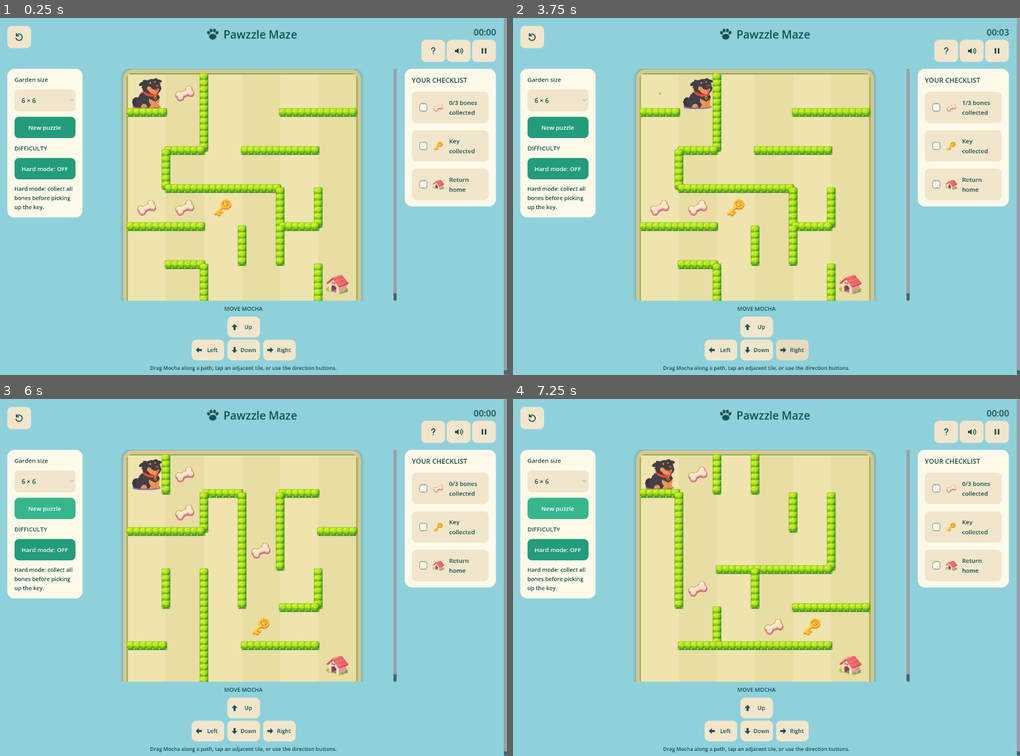
Above: before the commit, frames 1-4 (two rows, left to right).
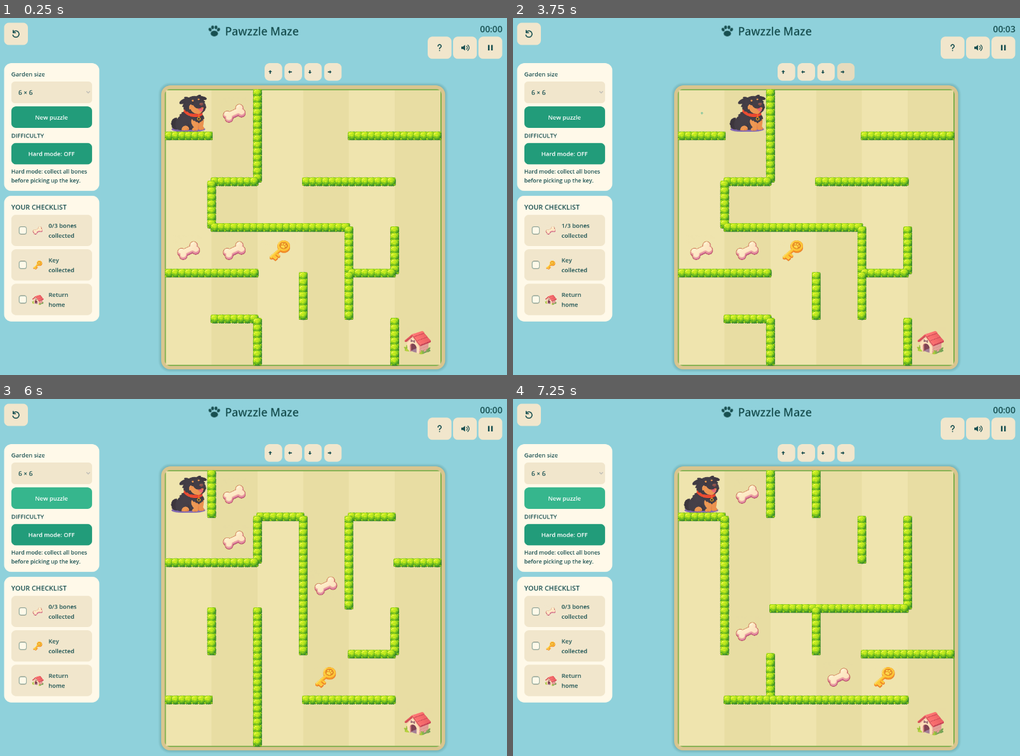
Above: after the commit, the same moments.

Repository: timothylee58/Pawzzle-Maze
Game: Godot game, scene res://garden/main.tscn
Two runs of this game, one before a commit and one after it. Both use one fixed random seed, a clock stepped at 60 frames per second and the inputs below. Sound files missing from this copy of the repository are replaced by a short silence.
Inputs (mouse positions are in pixels of both pictures, inside the frame that each line leads up to; where the layout moved, square brackets give the same spot in the first picture):
- Up to frame 1 (0.25 s): no input
- Up to frame 2 (3.75 s): click (528, 32) [533, 35] at 0.5 s; click (786, 71) [756, 328] at 1.25 s; click (807, 71) [720, 350] at 2 s; click (827, 71) [756, 350] at 2.75 s; click (847, 71) [791, 350] at 3.5 s
- Up to frame 3 (6 s): click (15, 413) [20, 416] at 4.25 s; click (15, 413) [20, 416] at 5 s; click "New puzzle" at 5.75 s
- Up to frame 4 (7.25 s): click "New puzzle" at 6.5 s

The runs differ from the first frame. In frame 1, 54% of the frame differs, in the area x 0-100%, y 0-100%; in frame 2, 54%; in frame 3, 53%; in frame 4, 53%.

Commit message:
Fit entire garden beside unified left sidebar

Diff:
--- a/games/godot/garden/board.gd
+++ b/games/godot/garden/board.gd
@@ -1,6 +1,5 @@
 extends Control
 signal cell_pressed(cell: int)
-const TILE_SIZE := 96.0
 var level: Dictionary = {}
 var state: Dictionary = {}
 var trail: Array = []
@@ -17,7 +16,7 @@
 
 func _ready() -> void:
 	mouse_filter = Control.MOUSE_FILTER_STOP
-	resized.connect(queue_redraw)
+	resized.connect(_update_geometry)
 	for item in ["princess_mocha", "wall_bush", "bone", "key", "dog_house"]:
 		textures[item] = load("res://Sprites/textures/" + item + ".png")
 	blur_copy = BackBufferCopy.new()
@@ -42,9 +41,7 @@
 
 func show_board(data: Dictionary, current: Dictionary, history: Array, hint_cell: int) -> void:
 	level = data
-	cell_size = TILE_SIZE
-	custom_minimum_size = Vector2.ONE * (level.size * TILE_SIZE + 28)
-	board_rect = Rect2(Vector2(maxf(14, (size.x - level.size * TILE_SIZE) / 2), 14), Vector2.ONE * level.size * TILE_SIZE)
+	_update_geometry()
 	state = current
 	trail = history
 	hint = hint_cell
@@ -52,8 +49,7 @@
 
 func _draw() -> void:
 	if level.is_empty(): return
-	cell_size = TILE_SIZE
-	board_rect = Rect2(Vector2(maxf(14, (size.x - level.size * TILE_SIZE) / 2), 14), Vector2.ONE * level.size * TILE_SIZE)
+
 	var island := StyleBoxFlat.new()
 	island.bg_color = Color("#7daf4c")
 	island.border_color = Color("#d9c58e")
@@ -164,3 +160,10 @@
 	elif event is InputEventMouseMotion and dragging and active_touch == -1:
 		_drag_to(transform * event.position)
 		get_viewport().set_input_as_handled()
+
+func _update_geometry() -> void:
+	if level.is_empty(): return
+	var side := maxf(1, minf(size.x, size.y) - 28)
+	board_rect = Rect2((size - Vector2.ONE * side) / 2, Vector2.ONE * side)
+	cell_size = side / level.size
+	queue_redraw()
--- a/games/godot/garden/integration_test.gd
+++ b/games/godot/garden/integration_test.gd
@@ -112,7 +112,7 @@
 	for n in range(5, 15):
 		game.size_select.select(n - 5)
 		game.generate()
-		check(game.board.cell_size == 96 and game.board.custom_minimum_size == Vector2.ONE * (96 * n + 28), "fixed cell size %d" % n)
+		check(is_equal_approx(game.board.cell_size * n, game.board.board_rect.size.x) and game.board.board_rect.end.x <= game.board.size.x and game.board.board_rect.end.y <= game.board.size.y, "entire grid fits size %d" % n)
 		check(game.timer_running and game.elapsed == 0, "generation starts timer %d" % n)
 		var previous_seed: String = game.level.seed
 		game.generate()
@@ -169,10 +169,16 @@
 	await click_button(game.pause_button)
 	check(not paused and not game.board.blur_layer.visible and game.pause_button.tooltip_text == "Pause", "play icon resumes")
 
-	game._follow_dog()
-	game.state.pos = game.level.home
-	game._follow_dog()
-	check(game.board_scroll.scroll_horizontal > 0 and game.board_scroll.scroll_vertical > 0, "large grid follows dog")
+	check(game.objectives_panel.get_parent() == game.sidebar and game.setup_panel.get_parent() == game.sidebar, "settings and checklist share left sidebar")
+	check(game.directions.get_global_rect().end.y <= game.board.get_global_rect().position.y, "arrows above board")
+	for dimensions in [Vector2i(1280, 900), Vector2i(640, 480), Vector2i(390, 844), Vector2i(320, 640)]:
+		root.size = dimensions
+		await process_frame
+		await process_frame
+		await process_frame
+		var rect: Rect2 = game.board.get_global_rect()
+		check(rect.end.x <= game.size.x + 1 and rect.end.y <= game.size.y + 1, "board fits viewport %s" % dimensions)
+		check(game.board.board_rect.size.x > 0 and game.board.board_rect.end.x <= game.board.size.x + 1 and game.board.board_rect.end.y <= game.board.size.y + 1, "all cells visible %s" % dimensions)
 	game.saves = original
 	game._save()
 	game.queue_free()
--- a/games/godot/garden/main.gd
+++ b/games/godot/garden/main.gd
@@ -10,7 +10,9 @@
 var optimal := 0
 var saves: Dictionary = {"bests": {}, "muted": false}
 var board: Control
-var board_scroll: ScrollContainer
+var sidebar_scroll: ScrollContainer
+var sidebar: VBoxContainer
+var directions: GridContainer
 var help_back: Button
 var size_select: OptionButton
 var setup_panel: PanelContainer
@@ -110,13 +112,16 @@
 	scroll = ScrollContainer.new()
 	scroll.set_anchors_and_offsets_preset(Control.PRESET_FULL_RECT)
 	scroll.horizontal_scroll_mode = ScrollContainer.SCROLL_MODE_DISABLED
+	scroll.vertical_scroll_mode = ScrollContainer.SCROLL_MODE_DISABLED
 	add_child(scroll)
 	var margin := MarginContainer.new()
 	margin.size_flags_horizontal = Control.SIZE_EXPAND_FILL
-	for edge in ["left", "right", "top", "bottom"]: margin.add_theme_constant_override("margin_" + edge, 20)
+	margin.size_flags_vertical = Control.SIZE_EXPAND_FILL
+	for edge in ["left", "right", "top", "bottom"]: margin.add_theme_constant_override("margin_" + edge, 12)
 	scroll.add_child(margin)
 	var page := VBoxContainer.new()
-	page.add_theme_constant_override("separation", 18)
+	page.add_theme_constant_override("separation", 12)
+	page.size_flags_vertical = Control.SIZE_EXPAND_FILL
 	margin.add_child(page)
 	header = Control.new()
 	header.custom_minimum_size.y = 170
@@ -157,43 +162,42 @@
 	header.resized.connect(_layout_header)
 	header_right.resized.connect(_layout_header)
 	layout = BoxContainer.new()
-	layout.add_theme_constant_override("separation", 20)
+	layout.add_theme_constant_override("separation", 12)
+	layout.size_flags_vertical = Control.SIZE_EXPAND_FILL
 	page.add_child(layout)
+	sidebar_scroll = ScrollContainer.new()
+	sidebar_scroll.horizontal_scroll_mode = ScrollContainer.SCROLL_MODE_DISABLED
+	layout.add_child(sidebar_scroll)
+	sidebar = VBoxContainer.new()
+	sidebar.size_flags_horizontal = Control.SIZE_EXPAND_FILL
+	sidebar.add_theme_constant_override("separation", 12)
+	sidebar_scroll.add_child(sidebar)
 	setup_panel = panel()
-	setup_panel.custom_minimum_size.x = 190
+	setup_panel.custom_minimum_size.x = 0
 	setup_panel.size_flags_vertical = Control.SIZE_SHRINK_BEGIN
-	layout.add_child(setup_panel)
+	sidebar.add_child(setup_panel)
 	var setup := VBoxContainer.new()
-	setup.add_theme_constant_override("separation", 14)
+	setup.add_theme_constant_override("separation", 8)
 	setup_panel.add_child(setup)
 	play_panel = VBoxContainer.new()
 	play_panel.size_flags_horizontal = Control.SIZE_EXPAND_FILL
+	play_panel.size_flags_vertical = Control.SIZE_EXPAND_FILL
 	play_panel.add_theme_constant_override("separation", 10)
 	layout.add_child(play_panel)
-	board_scroll = ScrollContainer.new()
-	board_scroll.size_flags_horizontal = Control.SIZE_EXPAND_FILL
-	board_scroll.custom_minimum_size.y = 450
-	play_panel.add_child(board_scroll)
-	board = Board.new()
-	board.size_flags_horizontal = Control.SIZE_EXPAND_FILL
-	board.cell_pressed.connect(step)
-	board_scroll.add_child(board)
-	var movement_title := label("MOVE MOCHA", 14)
-	movement_title.horizontal_alignment = HORIZONTAL_ALIGNMENT_CENTER
-	play_panel.add_child(movement_title)
 	var directions_center := CenterContainer.new()
 	play_panel.add_child(directions_center)
-	var directions := GridContainer.new()
-	directions.columns = 3
-	directions.add_theme_constant_override("h_separation", 8)
+	directions = GridContainer.new()
+	directions.columns = 4
+	directions.add_theme_constant_override("h_separation", 6)
 	directions.add_theme_constant_override("v_separation", 6)
 	directions_center.add_child(directions)
-	for entry in [["", Vector2i.ZERO], ["Up", Vector2i.UP], ["", Vector2i.ZERO], ["Left", Vector2i.LEFT], ["Down", Vector2i.DOWN], ["Right", Vector2i.RIGHT]]:
+	for entry in [["Up", Vector2i.UP], ["Left", Vector2i.LEFT], ["Down", Vector2i.DOWN], ["Right", Vector2i.RIGHT]]:
 		if entry[0] == "":
 			directions.add_child(Control.new())
 			continue
 		var direction: Vector2i = entry[1]
-		var control := button(entry[0], func(): move_direction(direction))
+		var control := button("", func(): move_direction(direction))
+		control.tooltip_text = entry[0]
 		control.name = "Move" + entry[0]
 		control.icon = _arrow_icon(direction)
 		control.expand_icon = true
@@ -204,20 +208,22 @@
 			compact.content_margin_left = 8
 			compact.content_margin_right = 8
 			control.add_theme_stylebox_override(appearance, compact)
-		control.custom_minimum_size = Vector2(82, 48)
+		control.custom_minimum_size = Vector2(44, 44)
 		control.focus_mode = Control.FOCUS_NONE
 		control.action_mode = BaseButton.ACTION_MODE_BUTTON_PRESS
 		direction_buttons.append(control)
 		directions.add_child(control)
-	var movement_help := label("Drag Mocha along a path, tap an adjacent tile, or use the direction buttons.", 13)
-	movement_help.horizontal_alignment = HORIZONTAL_ALIGNMENT_CENTER
-	play_panel.add_child(movement_help)
+	board = Board.new()
+	board.size_flags_horizontal = Control.SIZE_EXPAND_FILL
+	board.size_flags_vertical = Control.SIZE_EXPAND_FILL
+	board.cell_pressed.connect(step)
+	play_panel.add_child(board)
 	objectives_panel = panel()
-	objectives_panel.custom_minimum_size.x = 230
+	objectives_panel.custom_minimum_size.x = 0
 	objectives_panel.size_flags_vertical = Control.SIZE_SHRINK_BEGIN
-	layout.add_child(objectives_panel)
+	sidebar.add_child(objectives_panel)
 	var objectives := VBoxContainer.new()
-	objectives.add_theme_constant_override("separation", 18)
+	objectives.add_theme_constant_override("separation", 8)
 	objectives_panel.add_child(objectives)
 	setup.add_child(label("Garden size", 15))
 	size_select = OptionButton.new()
@@ -342,12 +348,9 @@
 	_layout_header()
 	for popup in [overlay, pause_cover]:
 		if popup != null: popup.get_meta("card").custom_minimum_size.x = minf(440, size.x - 40)
-	layout.vertical = narrow
-	setup_panel.custom_minimum_size.x = 0 if narrow else 190
-	layout.move_child(setup_panel, 1 if narrow else 0)
-	layout.move_child(play_panel, 0 if narrow else 1)
-	objectives_panel.custom_minimum_size.x = 0 if narrow else 230
-	board_scroll.custom_minimum_size.y = clampf(size.y * 0.65, 280, 720)
+	layout.vertical = false
+	sidebar_scroll.custom_minimum_size.x = 160 if size.x < 600 else 240
+	directions.columns = 2 if size.x < 600 else 4
 
 func generate() -> void:
 	var seed_value := str(Time.get_ticks_usec()) + "-" + str(randi())
@@ -382,8 +385,6 @@
 	elapsed = 0.0
 	timer_running = true
 	_update_timer()
-	board_scroll.scroll_horizontal = 0
-	board_scroll.scroll_vertical = 0
 	overlay.hide()
 	for control in direction_buttons: control.disabled = false
 	refresh()
@@ -445,7 +446,6 @@
 		objective_rows[i].add_theme_stylebox_override("panel", style("#dcefdc" if complete else "#f1e6cc", 12))
 		objective_rows[i].tooltip_text = "Completed" if complete else "Still to collect" if i < 2 else "Collect the bones and key, then reach home"
 	board.show_board(level, state, history, -1)
-	_follow_dog.call_deferred()
 
 func _toggle_sound() -> void:
 	begin()
@@ -515,16 +515,3 @@
 		"muted": '<path d="M3 9h4l5-4v14l-5-4H3z" fill="#174f50"/><path d="m16 9 6 6m0-6-6 6" stroke="#174f50" stroke-width="2" stroke-linecap="round"/>'
 	}
 	return _svg_icon(paths[kind])
-
-func _follow_dog() -> void:
-	if level.is_empty(): return
-	var cell := Rect2(Vector2(state.pos % level.size, state.pos / level.size) * Board.TILE_SIZE + board.board_rect.position, Vector2.ONE * Board.TILE_SIZE)
-	var visible_size := board_scroll.size - Vector2(18, 18)
-	if cell.position.x < board_scroll.scroll_horizontal:
-		board_scroll.scroll_horizontal = int(cell.position.x)
-	elif cell.end.x > board_scroll.scroll_horizontal + visible_size.x:
-		board_scroll.scroll_horizontal = int(cell.end.x - visible_size.x)
-	if cell.position.y < board_scroll.scroll_vertical:
-		board_scroll.scroll_vertical = int(cell.position.y)
-	elif cell.end.y > board_scroll.scroll_vertical + visible_size.y:
-		board_scroll.scroll_vertical = int(cell.end.y - visible_size.y)
Not shown, changed: docs/GODOT_GARDEN_RELEASE.md
Not shown, changed: releases/pawzzle-mochas-garden-gamepix.zip
